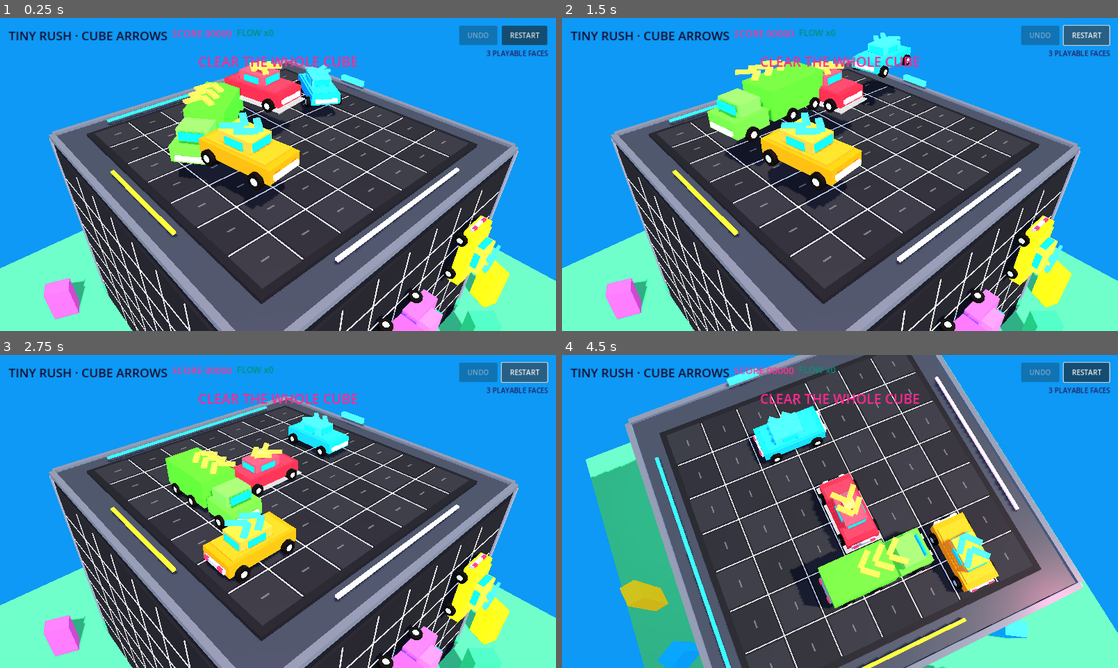
Above: before the commit, frames 1-4 (two rows, left to right).
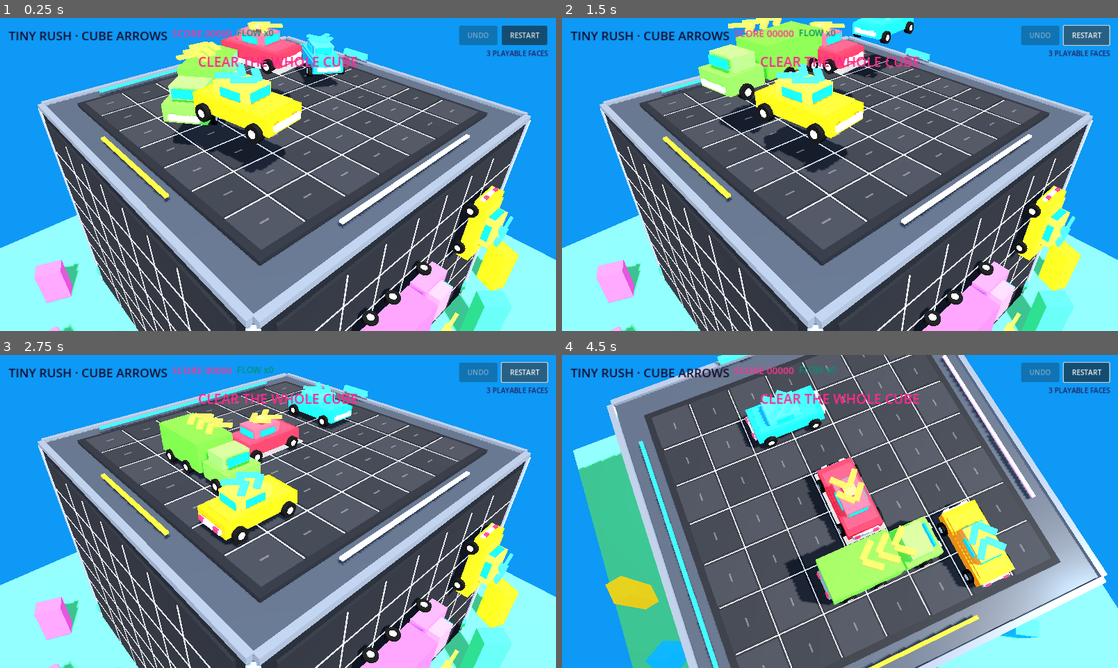
Above: after the commit, the same moments.

Repository: Zweeback/tinyrush
Game: Godot game, scene res://scenes/main.tscn
The game is run twice, just before and just after one commit, with the same random seed, the same clock (stepped at 60 frames per second) and the same inputs.
Inputs (mouse positions are in pixels of both pictures, inside the frame that each line leads up to):
- Up to frame 1 (0.25 s): no input
- Up to frame 2 (1.5 s): click "RESTART" at 0.5 s; click "RESTART" at 1.25 s
- Up to frame 3 (2.75 s): click "RESTART" at 2 s
- Up to frame 4 (4.5 s): move the mouse to (962, 495) at 2.77 s; click (962, 495) at 2.92 s; drag from (728, 527) to (812, 574) at 3.52 s; move the mouse to (895, 442) at 4.27 s; click (895, 442) at 4.42 s

The runs differ from the first frame. In frame 1, 62% of the frame differs, in the area x 0-100%, y 1-100%; in frame 2, 64%; in frame 3, 61%; in frame 4, 64%, in the area x 2-100%, y 0-100%.

Commit message:
style: reframe full cube and soften toy-city lighting

Diff:
--- a/scenes/main.tscn
+++ b/scenes/main.tscn
@@ -10,8 +10,8 @@
 background_mode = 1
 background_color = Color(0.05, 0.60, 0.96, 1)
 ambient_light_source = 2
-ambient_light_color = Color(0.72, 0.80, 1.0, 1)
-ambient_light_energy = 0.92
+ambient_light_color = Color(0.78, 0.86, 1.0, 1)
+ambient_light_energy = 1.12
 tonemap_mode = 2
 
 [node name="ParkingPanic" type="Node3D"]
@@ -22,24 +22,24 @@
 
 [node name="Sun" type="DirectionalLight3D" parent="."]
 rotation_degrees = Vector3(-48, -32, 0)
-light_color = Color(1.0, 0.89, 0.72, 1)
-light_energy = 0.72
+light_color = Color(1.0, 0.94, 0.84, 1)
+light_energy = 1.28
 shadow_enabled = true
 
 [node name="Fill" type="OmniLight3D" parent="."]
 position = Vector3(-5, 6, 6)
-light_color = Color(1.0, 0.34, 0.74, 1)
-light_energy = 0.58
+light_color = Color(0.48, 0.76, 1.0, 1)
+light_energy = 0.72
 omni_range = 16.0
 
 [node name="Rim" type="OmniLight3D" parent="."]
 position = Vector3(5, 1, -4)
-light_color = Color(0.10, 1.0, 0.88, 1)
-light_energy = 1.26
+light_color = Color(0.46, 0.86, 1.0, 1)
+light_energy = 0.82
 omni_range = 18.0
 
 [node name="WorldRoot" type="Node3D" parent="."]
-position = Vector3(0, 1.15, 0)
+position = Vector3(0, 2.05, 0)
 
 [node name="BoardRoot" type="Node3D" parent="WorldRoot"]
 script = ExtResource("2")
@@ -49,11 +49,11 @@
 [node name="FXRoot" type="Node3D" parent="WorldRoot"]
 
 [node name="OrbitRig" type="Node3D" parent="."]
-rotation_degrees = Vector3(-38, -45, 0)
+rotation_degrees = Vector3(-30, -45, 0)
 
 [node name="Camera3D" type="Camera3D" parent="OrbitRig"]
-position = Vector3(0, 0, 12.8)
-fov = 42.0
+position = Vector3(0, 0, 16.8)
+fov = 38.0
 current = true
 
 [node name="InputController" type="Node" parent="."]
@@ -79,7 +79,7 @@
 custom_minimum_size = Vector2(300, 40)
 theme_override_colors/font_color = Color(0.08, 0.05, 0.18, 1)
 theme_override_font_sizes/font_size = 28
-text = "TINY RUSH · ARROW RUN"
+text = "TINY RUSH · CUBE ARROWS"
 
 [node name="Moves" type="Label" parent="UI/Top"]
 custom_minimum_size = Vector2(110, 40)
